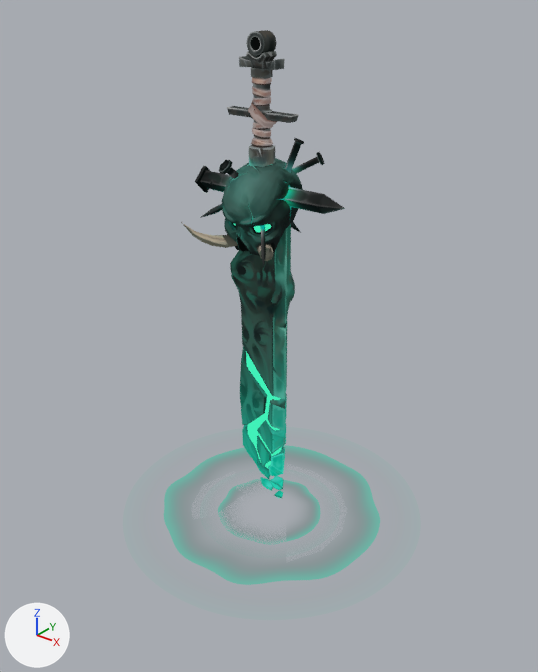
A saved change to the glTF model model/上古神剑.glb.
Both versions are drawn from a 50 mm lens placed at (2.33, -2.91, 3.0), pointed at (0.05, -0.06, 1.23). Every picture has the same lights, and +X, +Y and +Z are marked at lower left. Where no turn or scale is listed for an object, it has been applied to the vertices.

Names of what the first picture shows: 'sword_main_M_Emissive_0', 'sword_main_M_Sword_0', 'sword_piece_1_M_Sword_0', 'vfx_circle1_M_VFX2_0', 'vfx_circle_M_VFX2_0'.
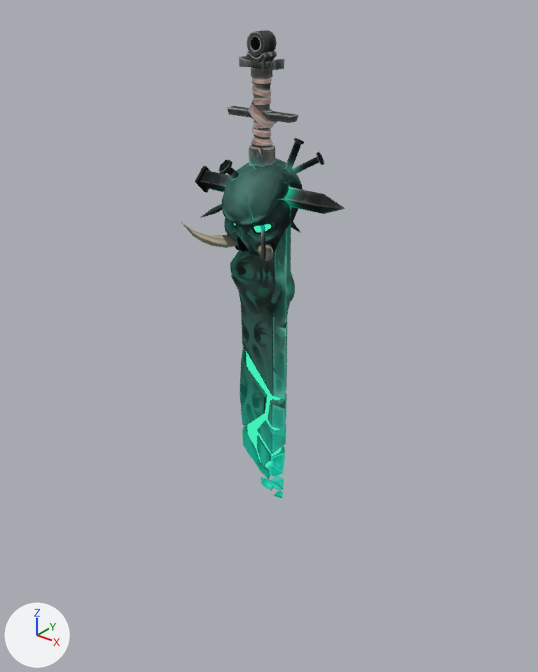
What the commit changed:
Object 'vfx_circle_M_VFX2_0' (ob_vfx_circle_m_vfx2_0) is deleted.
Object 'vfx_circle1_M_VFX2_0' (ob_vfx_circle1_m_vfx2_0) is deleted.

Boxes (x1, y1, x2, y2) around the edits, measured in the pictures (538 x 672 px):
'vfx_circle_M_VFX2_0', deleted
    before: (164, 445, 380, 585)
'vfx_circle1_M_VFX2_0', deleted
    before: (218, 479, 320, 545)
